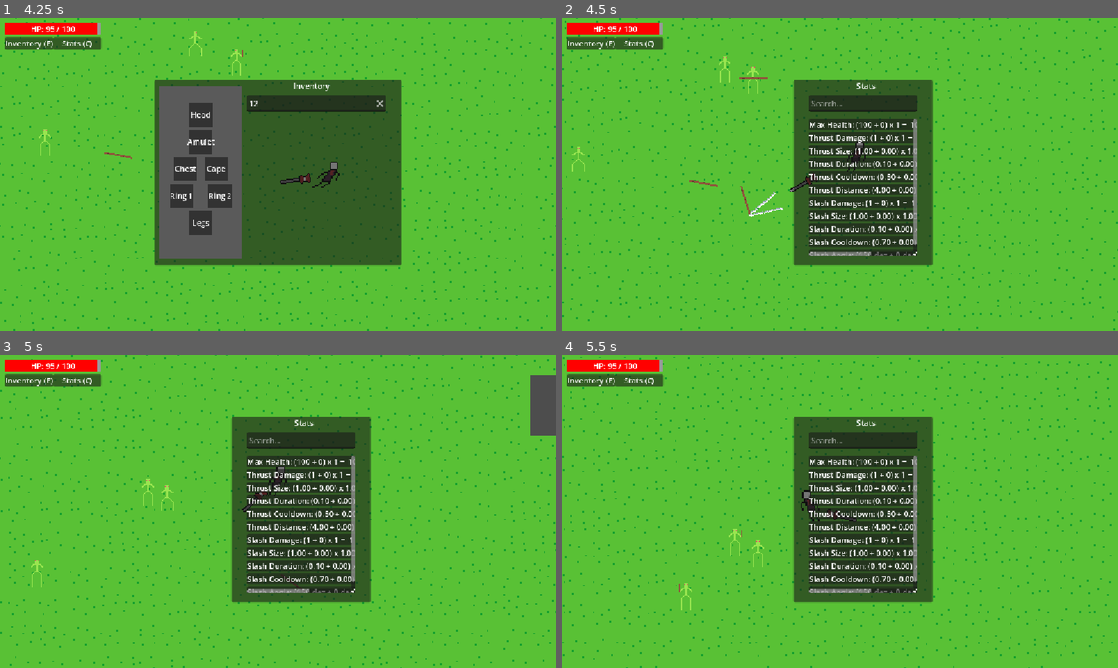
Above: before the commit, frames 1-4 (two rows, left to right).
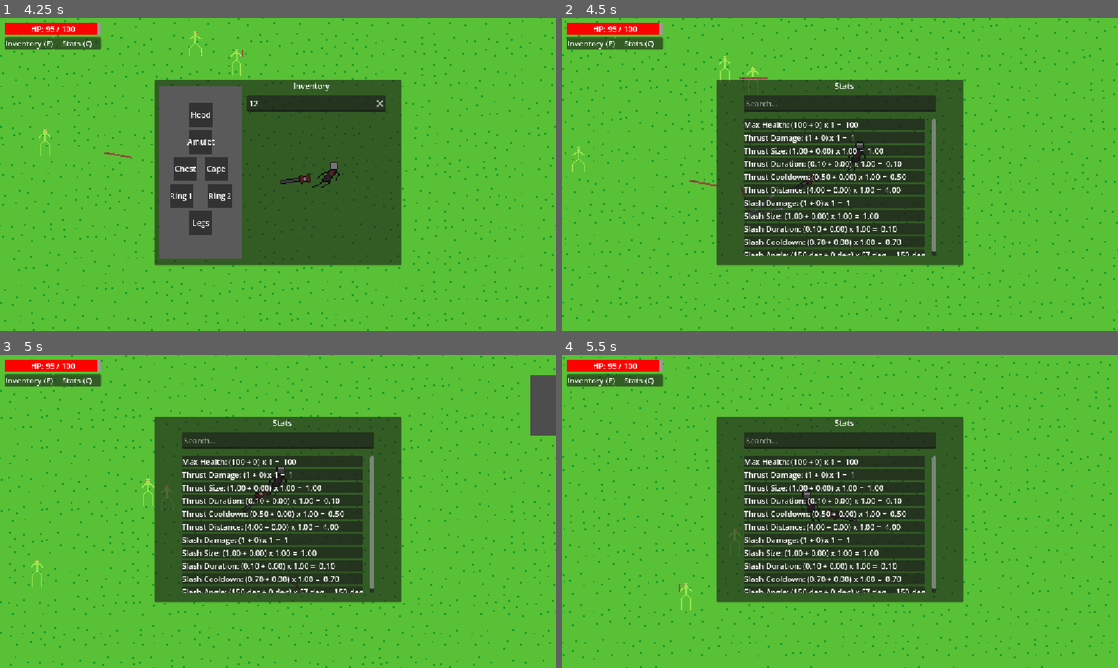
Above: after the commit, the same moments.

Repository: LavaWander/Slesh
Game: Godot game, scene res://world.tscn
The game is run twice, just before and just after one commit, with the same random seed, the same clock (stepped at 60 frames per second) and the same inputs.
Inputs (mouse positions are in pixels of both pictures, inside the frame that each line leads up to):
- Up to frame 1 (4.25 s): click (27, 43) at 0.5 s; click (316, 102) at 1.27 s; type "12" at 1.35 s; tap Enter at 2 s; move the mouse to (183, 168) at 2.02 s; hold D (move_right) 2.03-2.78 s; hold Right mouse button (attack_slash) 2.03-2.78 s; click (183, 168) at 2.17 s; move the mouse to (216, 168) at 2.77 s; hold S (move_down) 2.78-3.53 s; click (216, 168) at 2.85 s; move the mouse to (183, 196) at 3.52 s; hold D (move_right) from 3.53 s (still down); hold Shift (run) from 3.53 s (still down); click (183, 196) at 3.67 s
- Up to frame 2 (4.5 s): move the mouse to (784, 196) at 4.27 s; release D (move_right) at 4.28 s; release Shift (run) at 4.28 s; hold W (move_up) from 4.28 s (still down); tap C (stats_toggle) at 4.35 s; click (784, 196) at 4.42 s
- Up to frame 3 (5 s): keep holding W (move_up)
- Up to frame 4 (5.5 s): move the mouse to (1006, 558) at 5.02 s; release W (move_up) at 5.03 s; hold A (move_left) from 5.03 s (still down); hold Right mouse button (attack_slash) from 5.03 s (still down)

Frame 1 is identical in both runs. In frame 2, 16% of the frame differs, in the area x 27-73%, y 19-79%; in frame 3, 16%; in frame 4, 16%.

Commit message:
Increase stats panel size to fit stats without horizontal scroll bar

Diff:
--- a/Game/player/player.tscn
+++ b/Game/player/player.tscn
@@ -82,7 +82,6 @@
 [node name="HealthComponent" type="Node" parent="." unique_id=1778448595]
 script = ExtResource("4_yw30f")
 max_health = 100
-destroy_owner_on_death = true
 metadata/_custom_type_script = "uid://d33y34jivyra6"
 
 [node name="InventoryComponent" type="Node" parent="." unique_id=2133785455]
--- a/Game/ui/stats/stats_panel.tscn
+++ b/Game/ui/stats/stats_panel.tscn
@@ -21,9 +21,9 @@
 anchor_top = 0.19800001
 anchor_right = 0.66700006
 anchor_bottom = 0.79
-offset_left = -0.3840332
+offset_left = -160.38403
 offset_top = -0.3040161
-offset_right = -0.3840332
+offset_right = 63.615967
 offset_bottom = 0.07998657
 grow_horizontal = 2
 grow_vertical = 2
Not shown, changed: Game/ui/stats/stats_panel.gd.uid
Not shown: 1 places in Game/ui/stats/stats_panel.tscn that only renumber resources
Not shown, changed: Notes.txt
